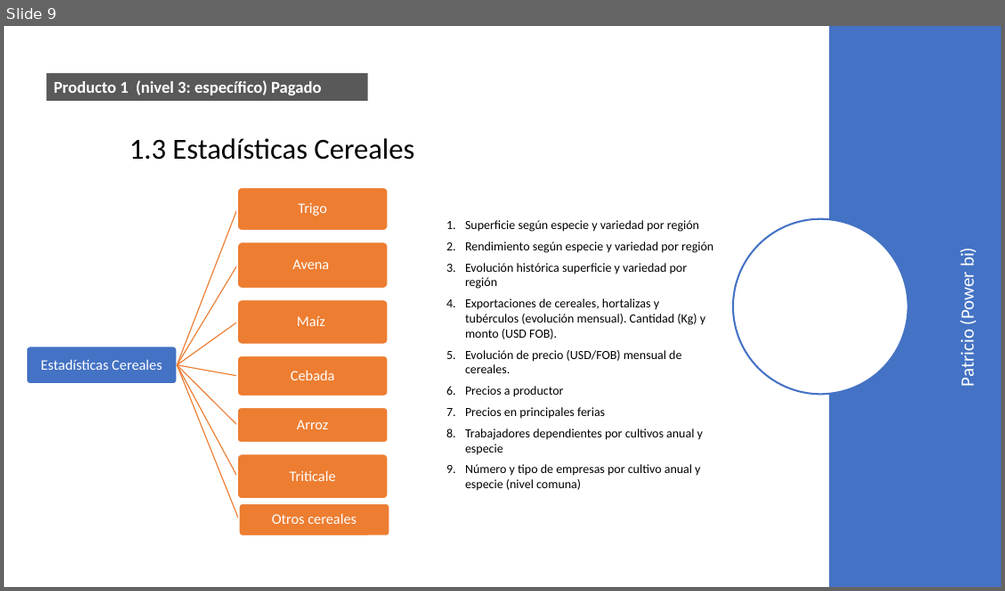
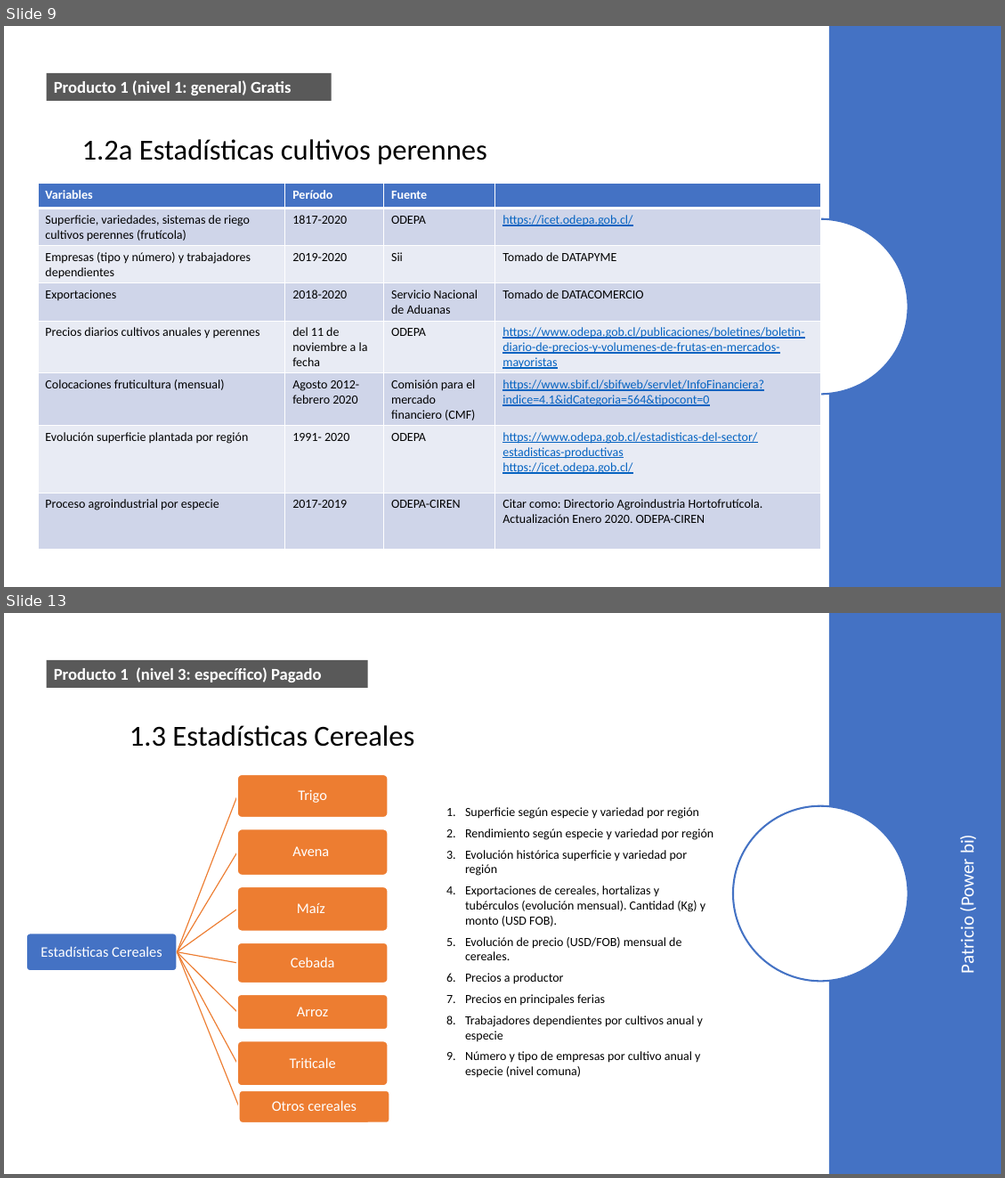
Before and after one commit to Sud-Austral/DATA-AGRO, a slide deck: Repositorio Agricultura/Para power bi/Chile/Agricola/Power Bi (variables a mostrar).pptx. Shown one above the other, each under a label of ours: slide 9 before the commit, slides 9 and 13 after it; the slides between them are not shown. The pictures are 1005x591 and 1005x1178 pixels, drawn with LibreOffice and Linux fonts; fonts in the diff are those of the drawing. Boxes give left, top, right and bottom in pixels: in the first picture for what was removed or moved away, otherwise in the second. Text is boxed around its words. In the diff, an @@ line names an element or a change of style, - is before the commit and + after.

Commit message:
Actualiza

```diff
--- a/Repositorio Agricultura/Para power bi/Chile/Agricola/Power Bi (variables a mostrar).pptx
+++ b/Repositorio Agricultura/Para power bi/Chile/Agricola/Power Bi (variables a mostrar).pptx
@@ slide 9 added at (x1=4, y1=26, x2=1001, y2=587), background #FFFFFF @@
@@ rectangle added at (x1=829, y1=26, x2=1001, y2=587), fill #4472C4 @@
@@ rectangle added at (x1=47, y1=73, x2=332, y2=101), fill #595959, 16 pt, text #FFFFFF, bold @@
+Producto 1 (nivel 1: general) Gratis
@@ title added at (x1=82, y1=139, x2=487, y2=165), 28 pt, text #000000 @@
+1.2a Estadísticas cultivos perennes
@@ table added at (x1=38, y1=183, x2=821, y2=548), 8 rows, 4 columns @@
+Variables | Período | Fuente | 
+Superficie, variedades, sistemas de riego cultivos perennes (frutícola) | 1817-2020 | ODEPA | https://icet.odepa.gob.cl/
+Empresas (tipo y número) y trabajadores dependientes | 2019-2020 | Sii | Tomado de DATAPYME
+Exportaciones | 2018-2020 | Servicio Nacional de Aduanas | Tomado de DATACOMERCIO
+Precios diarios cultivos anuales y perennes | del 11 de noviembre a la fecha | ODEPA | https://www.odepa.gob.cl/publicaciones/boletines/boletin-diario-de-precios-y-volumenes-de-frutas-en-mercados-mayoristas
+Colocaciones fruticultura (mensual) | Agosto 2012- febrero 2020 | Comisión para el mercado financiero (CMF) | https://www.sbif.cl/sbifweb/servlet/InfoFinanciera?indice=4.1&idCategoria=564&tipocont=0
+Evolución superficie plantada por región | 1991- 2020 | ODEPA | https://www.odepa.gob.cl/estadisticas-del-sector/estadisticas-productivas / https://icet.odepa.gob.cl/
+Proceso agroindustrial por especie | 2017-2019 | ODEPA-CIREN | Citar como: Directorio Agroindustria Hortofrutícola. Actualización Enero 2020. ODEPA-CIREN
@@ ellipse added at (x1=733, y1=219, x2=908, y2=394), fill #FFFFFF, outline #4472C4 1.75 pt @@
@@ what was slide 9 is now slide 13 @@
```
Also in this commit, not shown: 9 slides changed, 9 other slides added, 2 slides removed, 18 other files.
